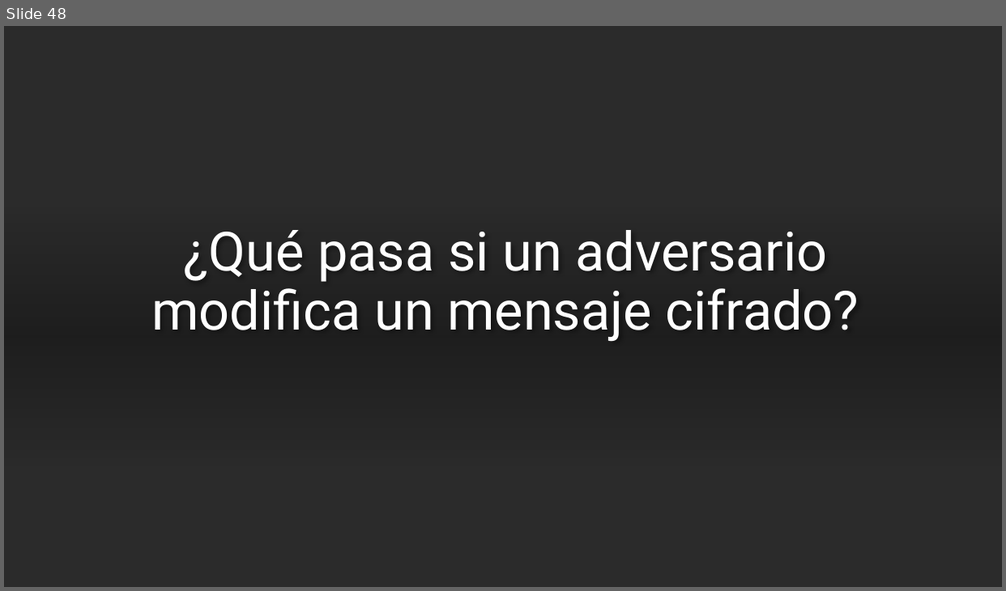
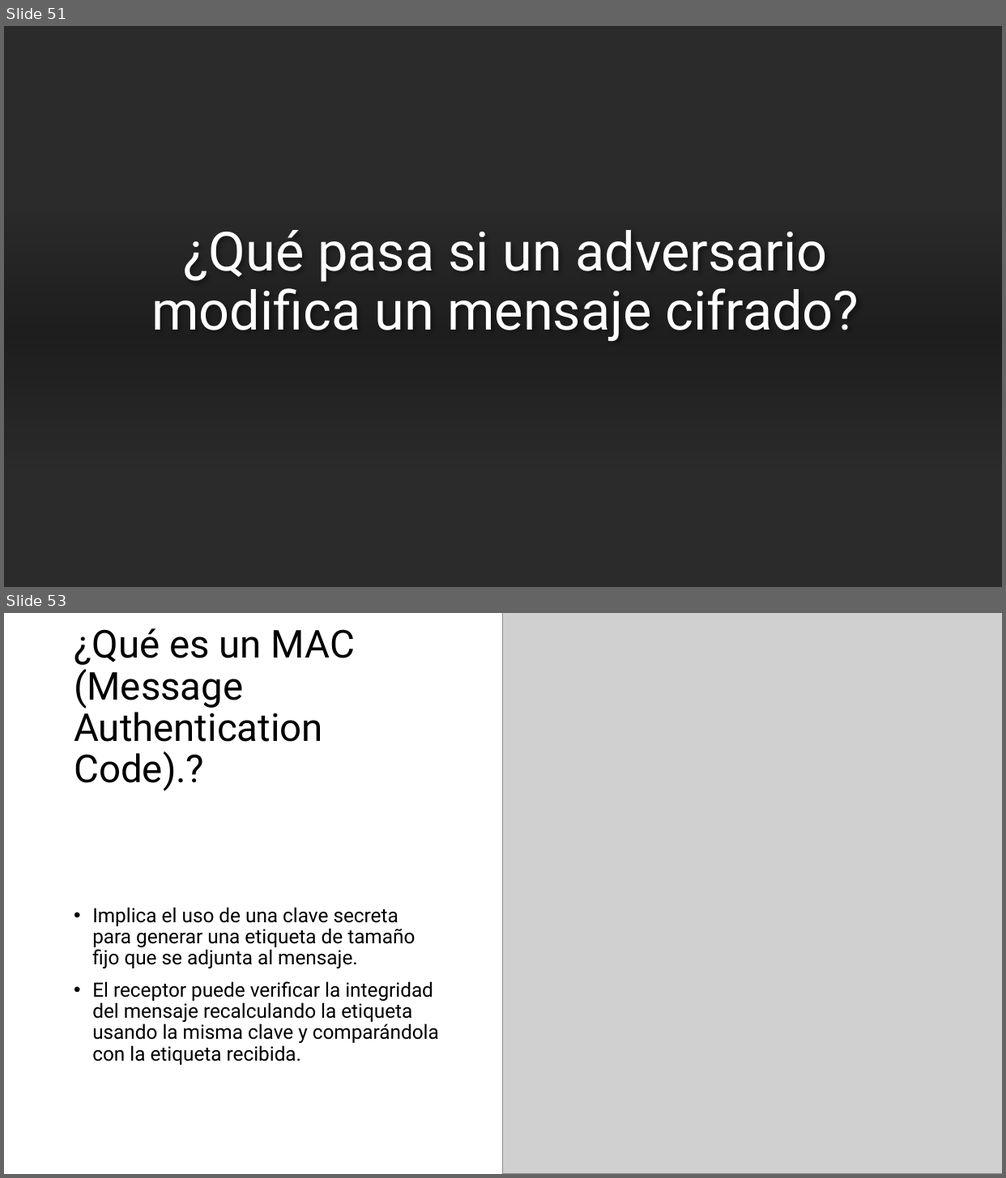
Before and after one commit to AlexPs06/CienciaViva2025-ICAP, a slide deck: Cifrado-Imagenes.pptx. Shown one above the other, each under a label of ours: slide 48 before the commit, slides 51 and 53 after it; the slides between them are not shown. The pictures are 1006x591 and 1006x1178 pixels, drawn with LibreOffice and Linux fonts; fonts in the diff are those of the drawing; grey boxes stand for pictures; background and template pictures are left out; a plain dark background stands for a picture behind light text. Boxes give left, top, right and bottom in pixels: in the first picture for what was removed or moved away, otherwise in the second. Text is boxed around its words. In the diff, an @@ line names an element or a change of style, - is before the commit and + after.

```diff
--- a/Cifrado-Imagenes.pptx
+++ b/Cifrado-Imagenes.pptx
@@ slide 53 added at <box>4,613,1002,1174</box>, background #FFFFFF @@
@@ title added at <box>74,628,355,791</box>, 37 pt, text #000000 @@
+¿Qué es un MAC (Message Authentication Code).?
@@ picture added at <box>503,613,1002,1174</box> @@
@@ text added at <box>92,907,439,1065</box>, 19 pt, text #000000 @@
+• Implica el uso de una clave secreta para generar una etiqueta de tamaño fijo que se adjunta al mensaje.
+• El receptor puede verificar la integridad del mensaje recalculando la etiqueta usando la misma clave y comparándola con la etiqueta recibida.
@@ what was slide 48 is now slide 51 @@
```
Also in this commit, not shown: 9 slides changed, 7 other slides added, 2 slides removed, 1 other file.
